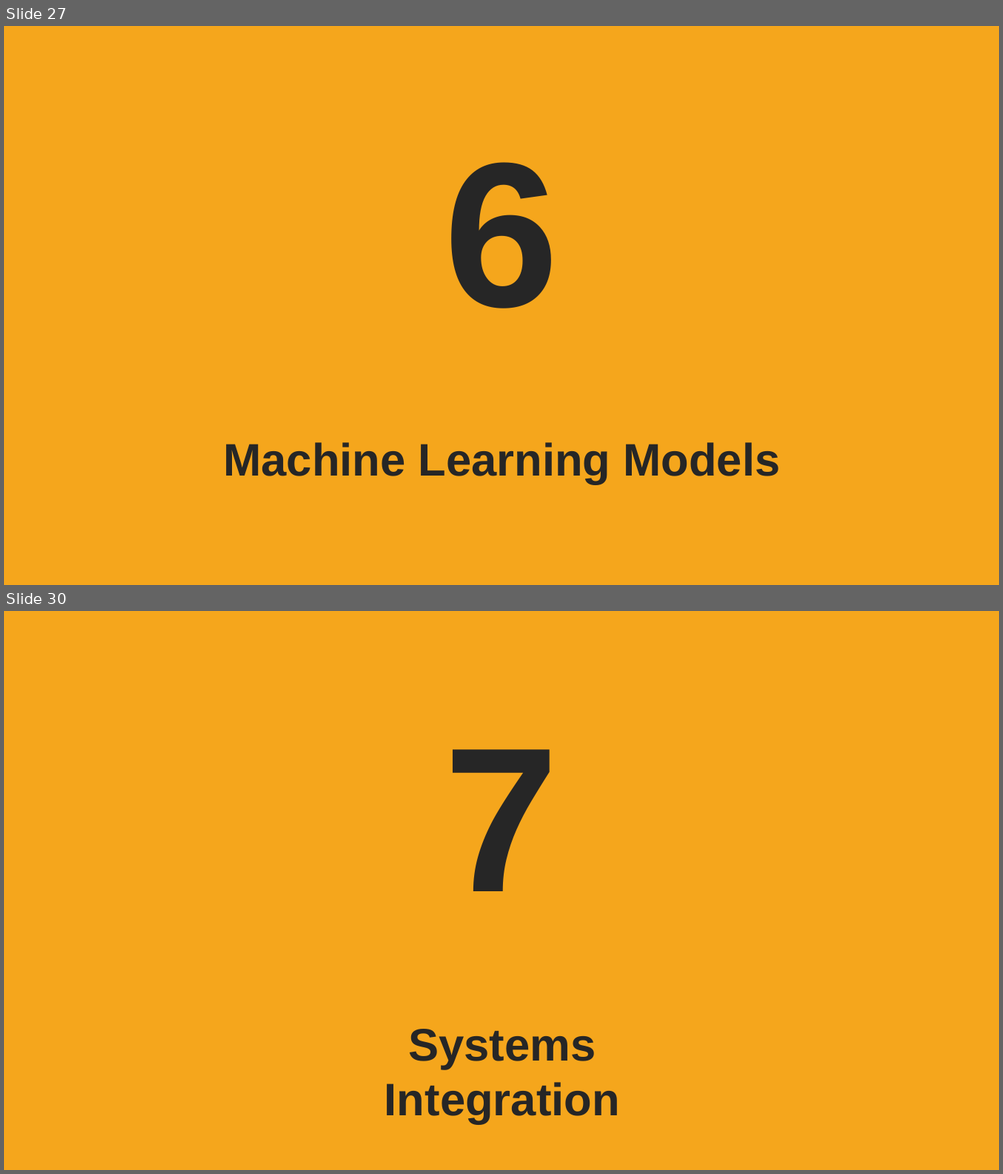
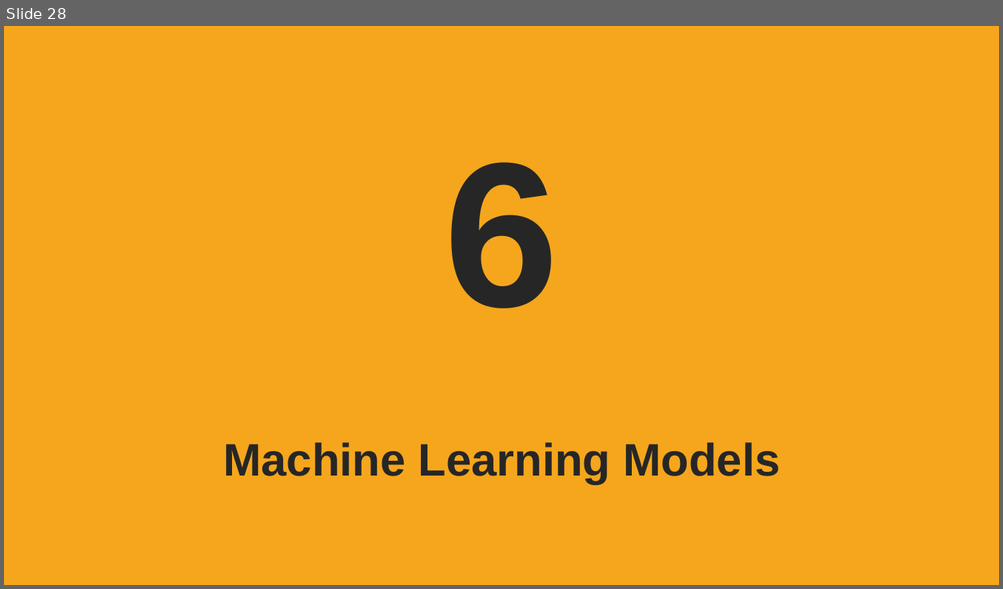
Before and after one commit to DATA-606-SPRING-2022/Jin_DATA606, a slide deck: presentation/Project_Presentation_Final.pptx. Shown one above the other, each under a label of ours: slides 27 and 30 before the commit, slide 28 after it; the slides between them are not shown. The pictures are 1003x1174 and 1003x589 pixels, drawn with LibreOffice and Linux fonts; fonts in the diff are those of the drawing; background and template pictures are left out. Boxes give left, top, right and bottom in pixels: in the first picture for what was removed or moved away, otherwise in the second. Text is boxed around its words. In the diff, an @@ line names an element or a change of style, - is before the commit and + after.

```diff
--- a/presentation/Project_Presentation_Final.pptx
+++ b/presentation/Project_Presentation_Final.pptx
@@ slide 30 removed at (4,611,999,1170), background #FFFFFF; not listed: 1 template element that a slide beside it also shows @@
@@ text removed at (444,749,559,891) @@
-7
@@ text removed at (384,1029,620,1125) @@
-Systems Integration
@@ what was slide 27 is now slide 28 @@
```
Also in this commit, not shown: 9 slides changed, 6 slides added, 3 other slides removed, 4 other files.
